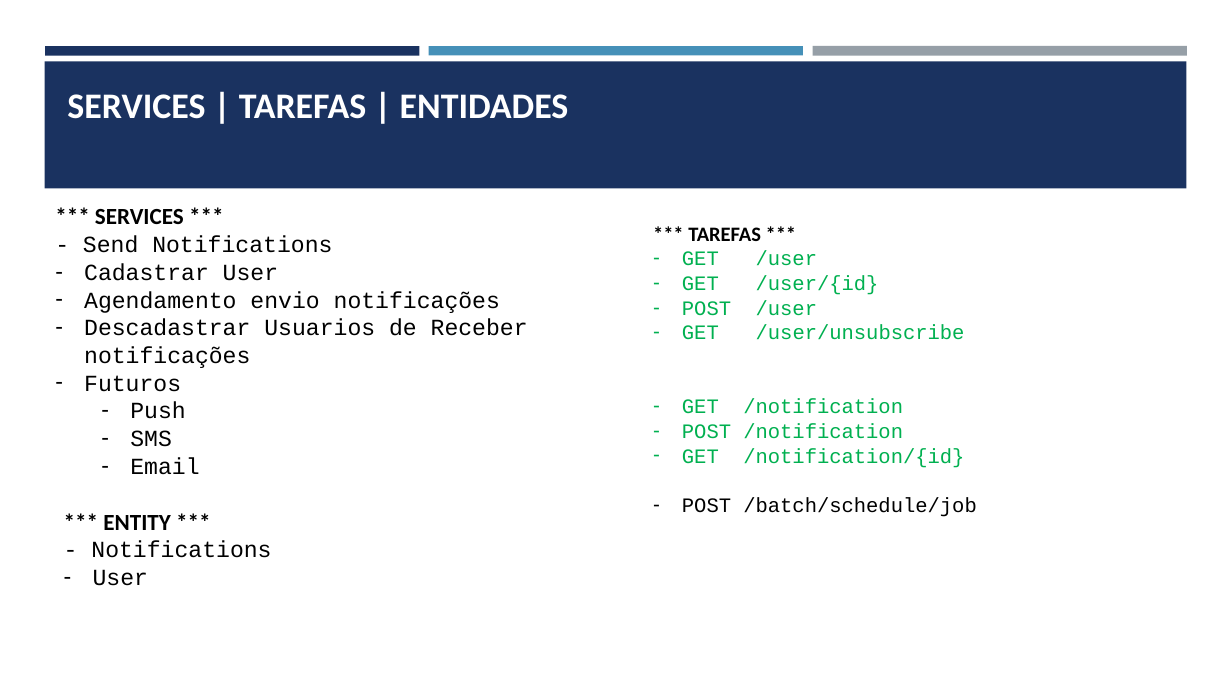
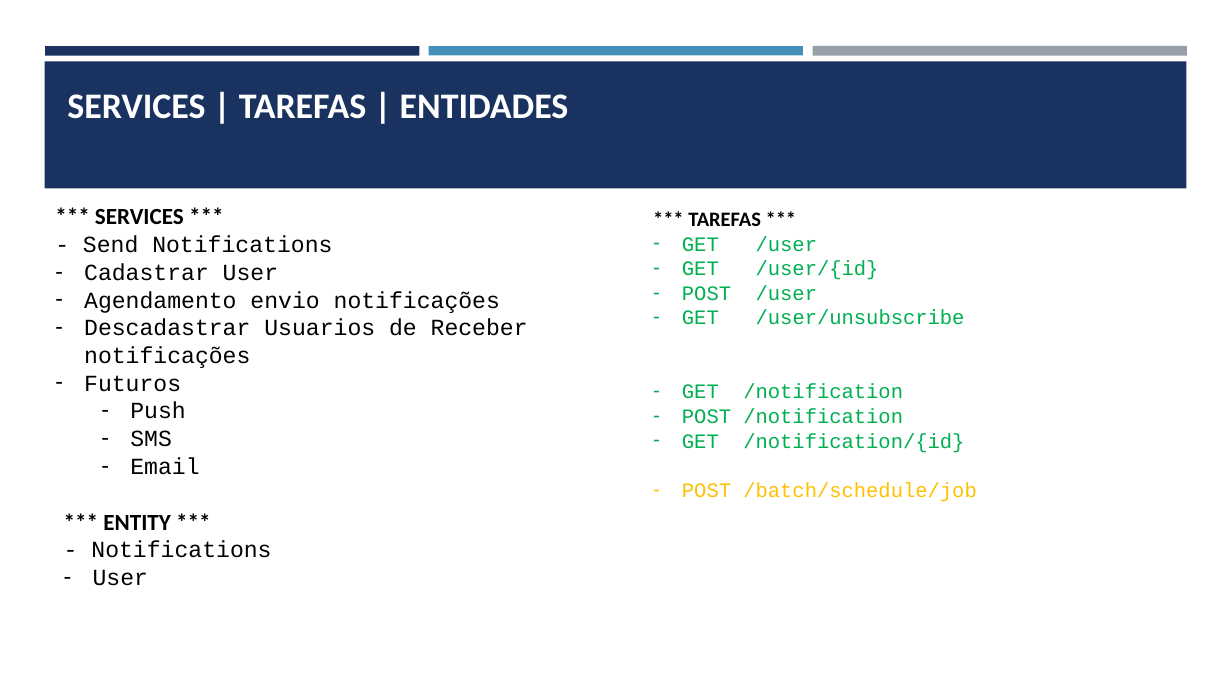
Before and after one commit to fahpsouza/notifications, a slide deck: slide 4 of docs/Notifications App.pptx (slide 3 before the commit). Drawn at 1232x693 pixels with LibreOffice and Linux fonts; fonts in the diff are those of the drawing. Boxes give left, top, right and bottom in pixels: in the first picture for what was removed or moved away, otherwise in the second. Text is boxed around its words. In the diff, an @@ line names an element or a change of style, - is before the commit and + after.

```diff
--- a/docs/Notifications App.pptx
+++ b/docs/Notifications App.pptx
@@ text "*** TAREFAS ***": place and size @@
-text "*** TAREFAS ***" at [682,227,976,517]
+text "*** TAREFAS ***" at [682,212,976,502]
@@ text at [682,482,976,502]: text colour #000000 to #FFC000 in "POST /batch/schedule/job" @@
```
Also in this commit, not shown: 2 slides added, 1 slide removed, 12 other files.
